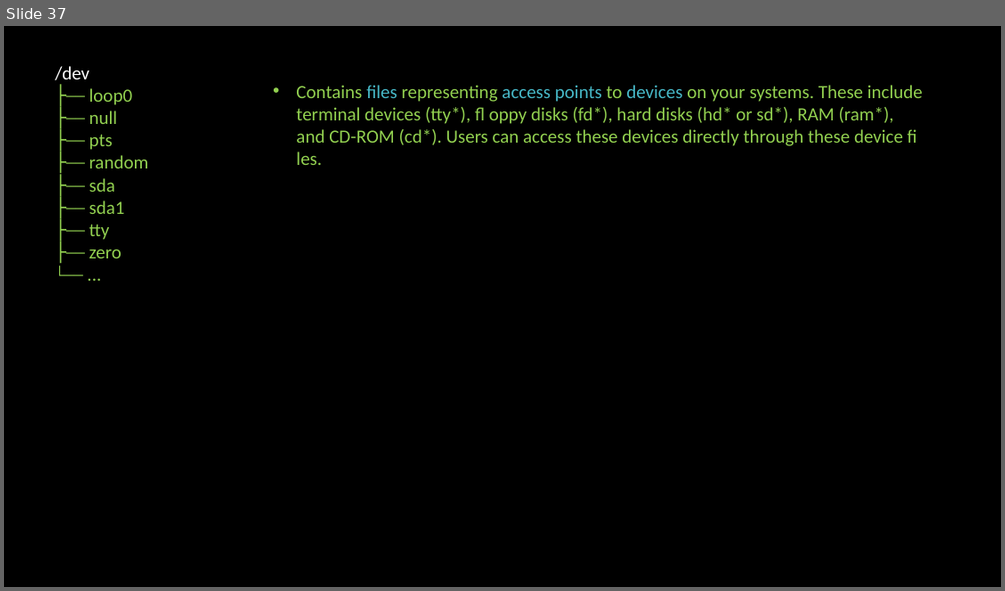
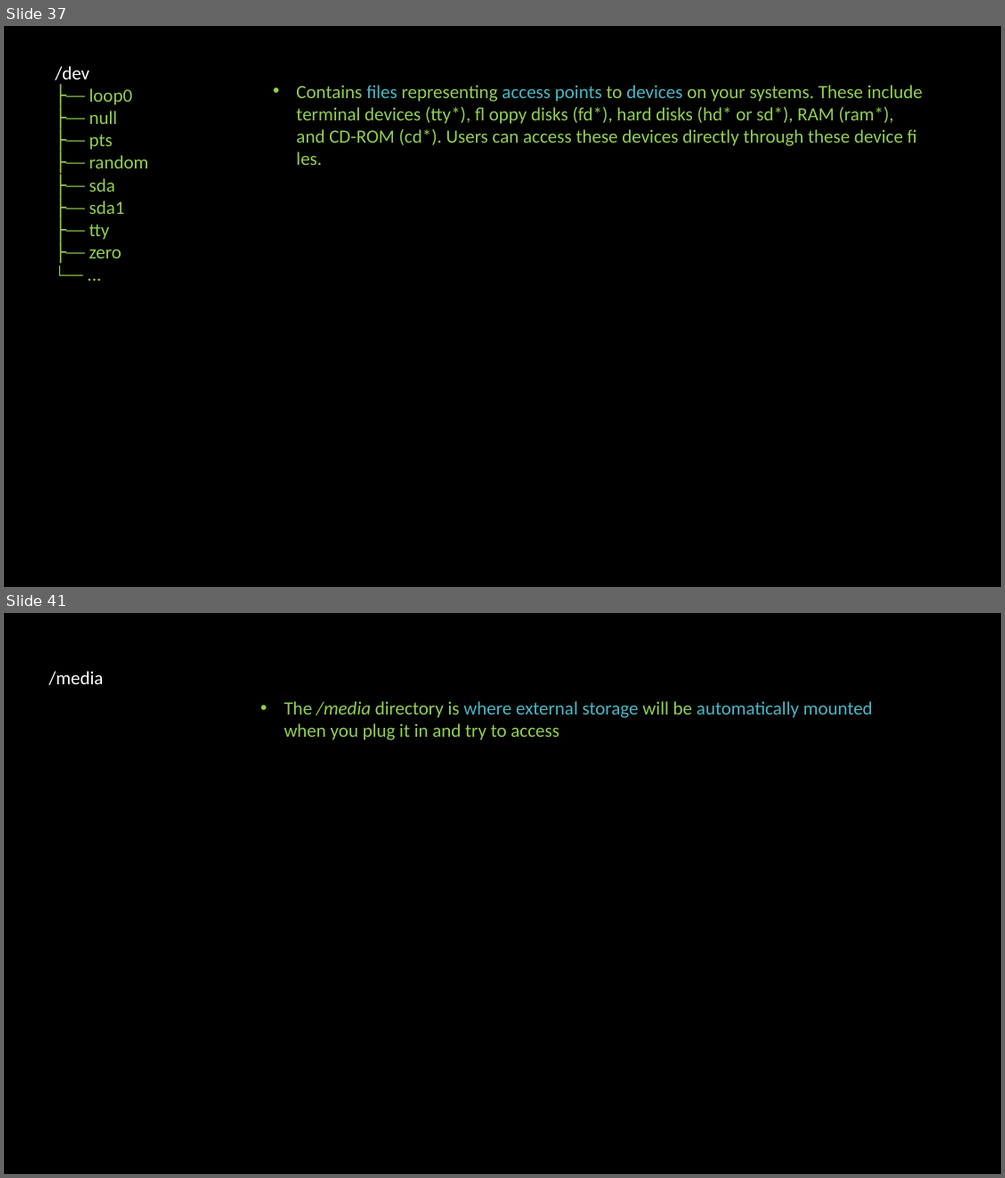
Before and after one commit to linuxfestival/introduction-to-linux-resources, a slide deck: PowerPoint/amirkabir_linux_festival.pptx. Shown one above the other, each under a label of ours: slide 37 before the commit, slides 37 and 41 after it; the slides between them are not shown. The pictures are 1005x591 and 1005x1178 pixels, drawn with LibreOffice and Linux fonts; fonts in the diff are those of the drawing. Boxes give left, top, right and bottom in pixels: in the first picture for what was removed or moved away, otherwise in the second. Text is boxed around its words. In the diff, an @@ line names an element or a change of style, - is before the commit and + after.

Commit message:
The folowing dir are added: etc, lib, lib64, media, mnt

```diff
--- a/PowerPoint/amirkabir_linux_festival.pptx
+++ b/PowerPoint/amirkabir_linux_festival.pptx
@@ slide 41 added at [4, 613, 1001, 1174], background #000000 @@
@@ text added at [48, 671, 103, 685], 18 pt, text #FFFFFF @@
+/media
@@ text added at [284, 701, 873, 740], 18 pt, text #92D050 @@
+• The /media directory is where external storage will be automatically mounted when you plug it in and try to access
```
Also in this commit, not shown: 1 slide changed, 3 other slides added.
